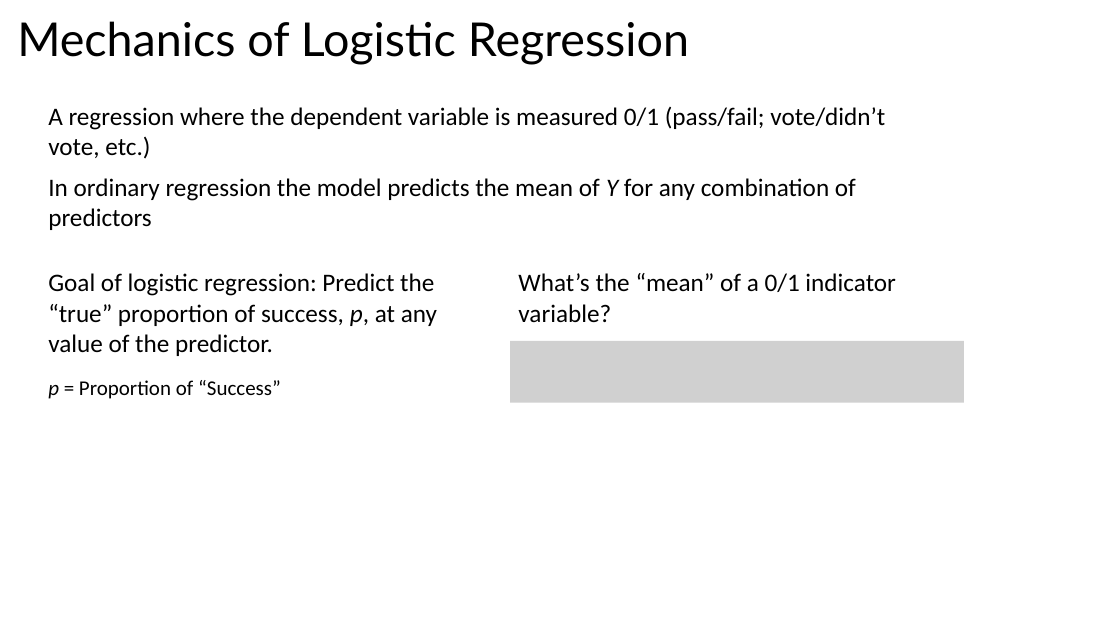
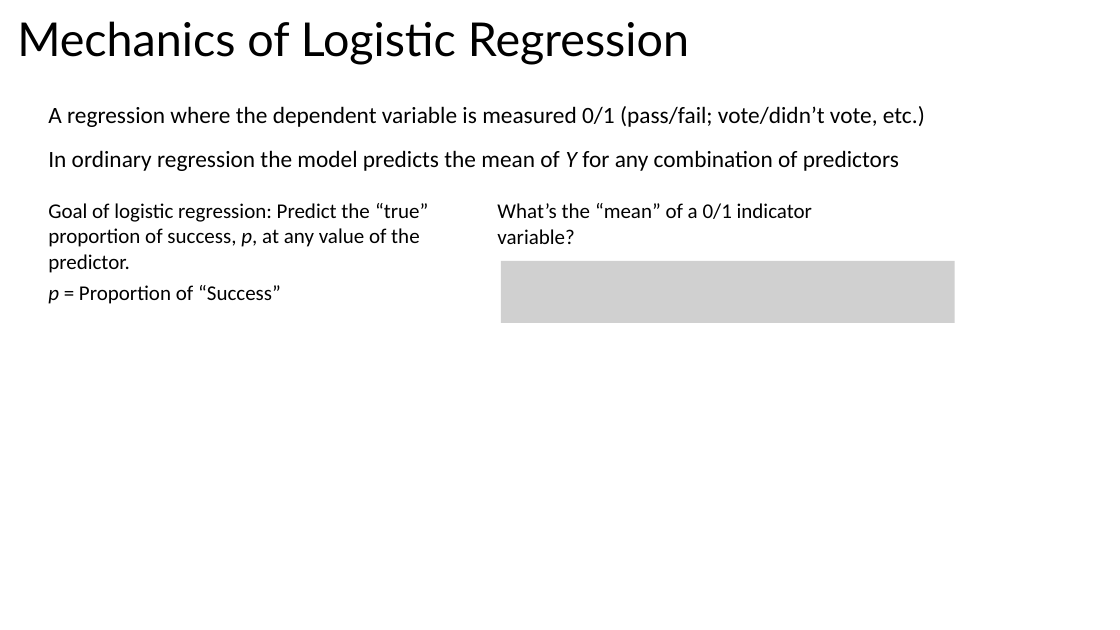
Before and after one commit to bigdataforsocialjustice/stats-for-social-justice, a slide deck: slide 7 of slides/logistic/logistic_regression.pptx. Drawn at 1120x630 pixels with LibreOffice and Linux fonts; fonts in the diff are those of the drawing; grey boxes stand for pictures. Boxes give left, top, right and bottom in pixels: in the first picture for what was removed or moved away, otherwise in the second. Text is boxed around its words. In the diff, an @@ line names an element or a change of style, - is before the commit and + after.

```diff
--- a/slides/logistic/logistic_regression.pptx
+++ b/slides/logistic/logistic_regression.pptx
@@ text "A regression where the dependent ..." at [48, 106, 925, 127]: size 21.6 to 20 pt @@
@@ text "In ordinary regression the model ..." at [48, 150, 899, 171]: size 21.6 to 20 pt @@
@@ text "In ordinary regression the model ...": place and size @@
-text "In ordinary regression the model ..." at [48, 178, 856, 230]
+text "In ordinary regression the model ..." at [48, 150, 899, 171]
@@ text "Goal of logistic regression: Predict ...": place and size @@
-text "Goal of logistic regression: Predict ..." at [48, 273, 437, 356]
+text "Goal of logistic regression: Predict ..." at [48, 203, 428, 273]
@@ text "Goal of logistic regression: Predict ..." at [48, 203, 428, 273]: size 21.6 to 18 pt @@
@@ text "What’s the “mean” of a ..." at [497, 203, 812, 244]: size 21.6 to 18 pt @@
@@ text "What’s the “mean” of a ...": place and size @@
-text "What’s the “mean” of a ..." at [518, 273, 896, 323]
+text "What’s the “mean” of a ..." at [497, 203, 812, 244]
@@ picture added at [501, 261, 954, 323] @@
@@ text "p = Proportion of “Success”": place and size @@
-text "p = Proportion of “Success”" at [48, 380, 281, 399]
+text "p = Proportion of “Success”" at [48, 285, 281, 304]
@@ picture removed at [510, 341, 964, 403] @@
```
Also in this commit, not shown: 7 other slides changed.
